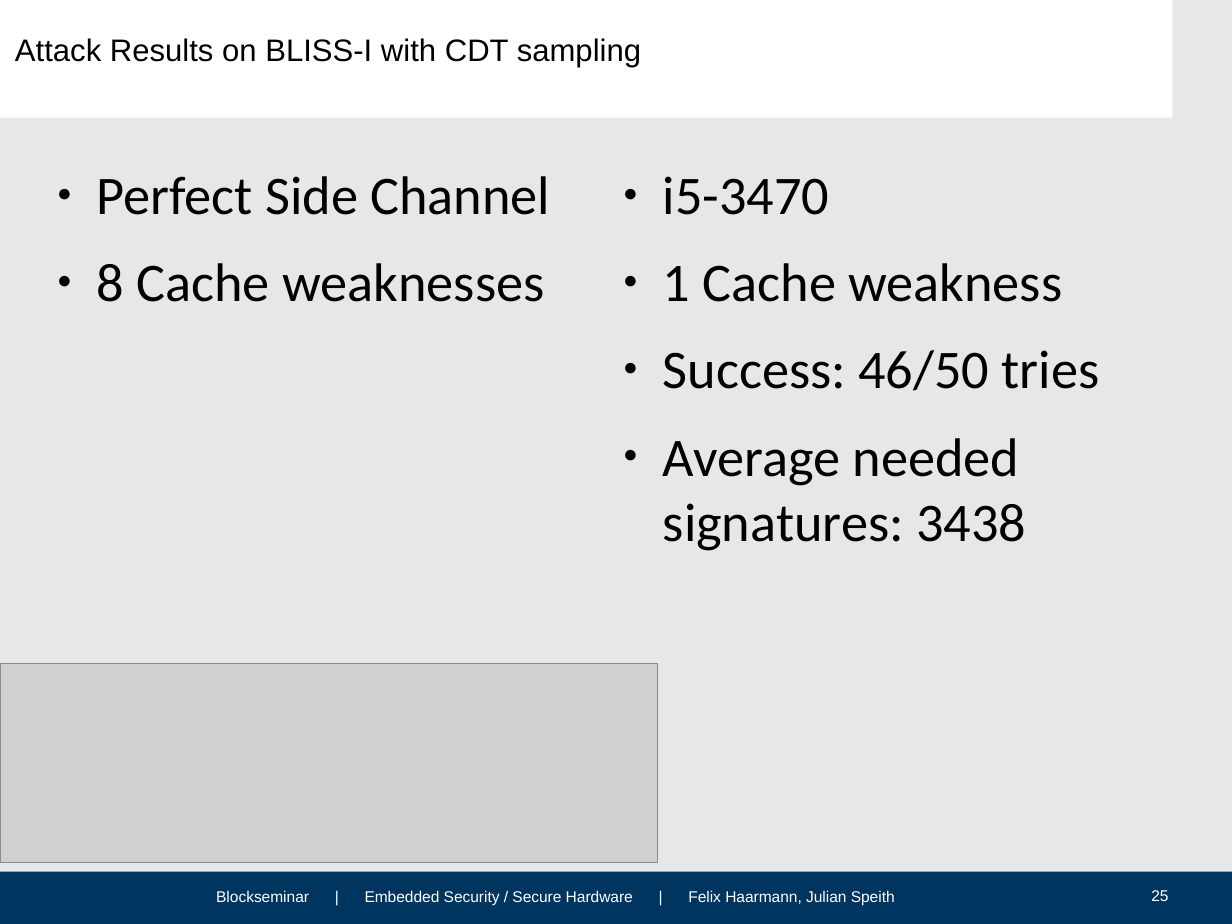
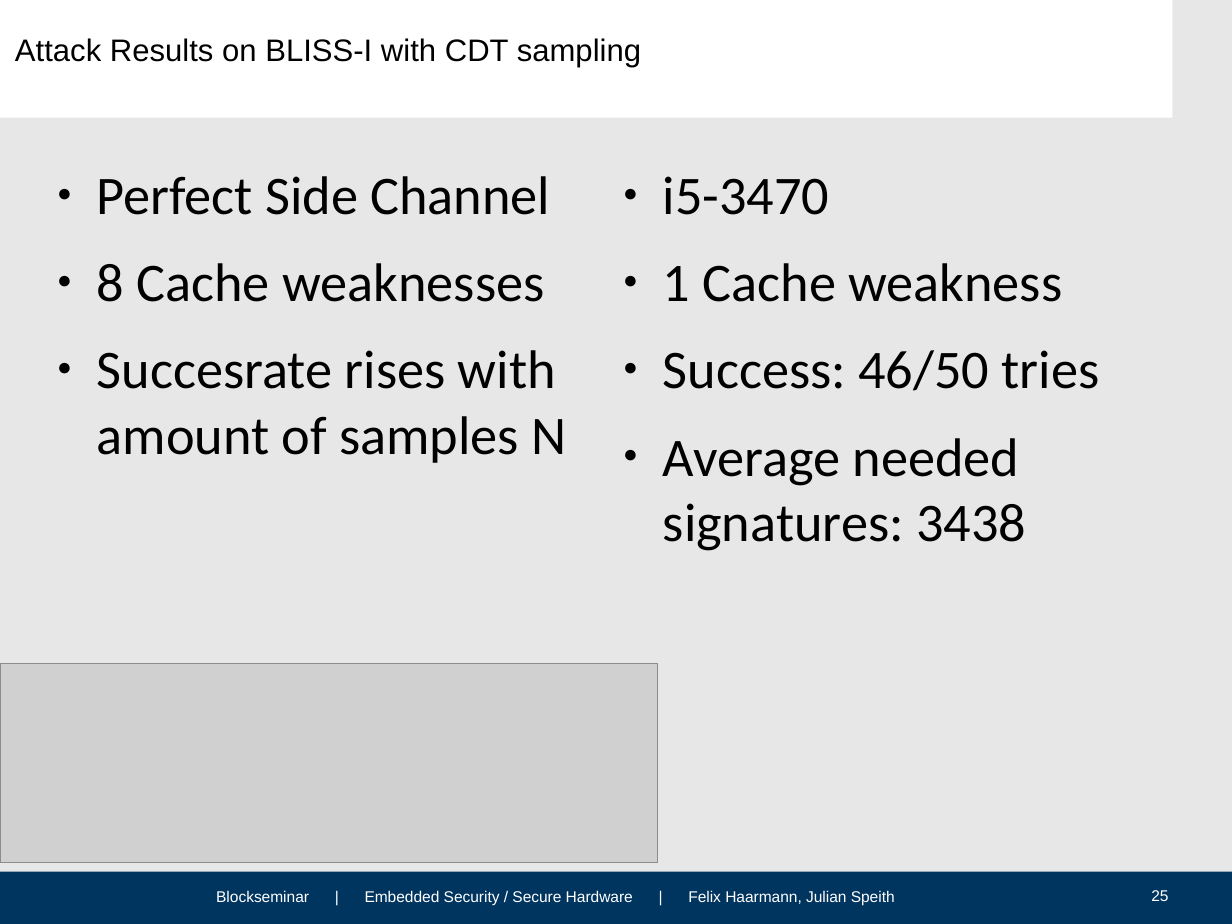
Before and after one commit to HFelixA/emsecseminar, a slide deck: slide 25 of presentation/Felix.odp. Drawn at 1232x924 pixels with LibreOffice and Linux fonts; fonts in the diff are those of the drawing; grey boxes stand for pictures; background and template pictures are left out. Boxes give left, top, right and bottom in pixels: in the first picture for what was removed or moved away, otherwise in the second. Text is boxed around its words. In the diff, an @@ line names an element or a change of style, - is before the commit and + after.

```diff
--- a/presentation/Felix.odp
+++ b/presentation/Felix.odp
@@ text at bbox=[97, 350, 566, 463]: paragraph added @@
+● Succesrate rises with amount of samples N
```
Also in this commit, not shown: 4 other slides changed, 3 slides added, 3 slides removed, 2 other files.
